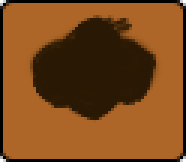
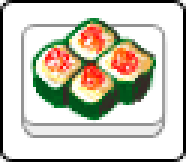
The second 186px x 162px image is a revision of the first. Changes to its layers:
hid group "grillet-meat-empty" (2 layers) over [0, 0, 186, 162]
painted on "Слой 4" over [42, 24, 141, 87]
removed layer "Слой 3" from group "grillet-meat-" over [60, 15, 132, 84]
